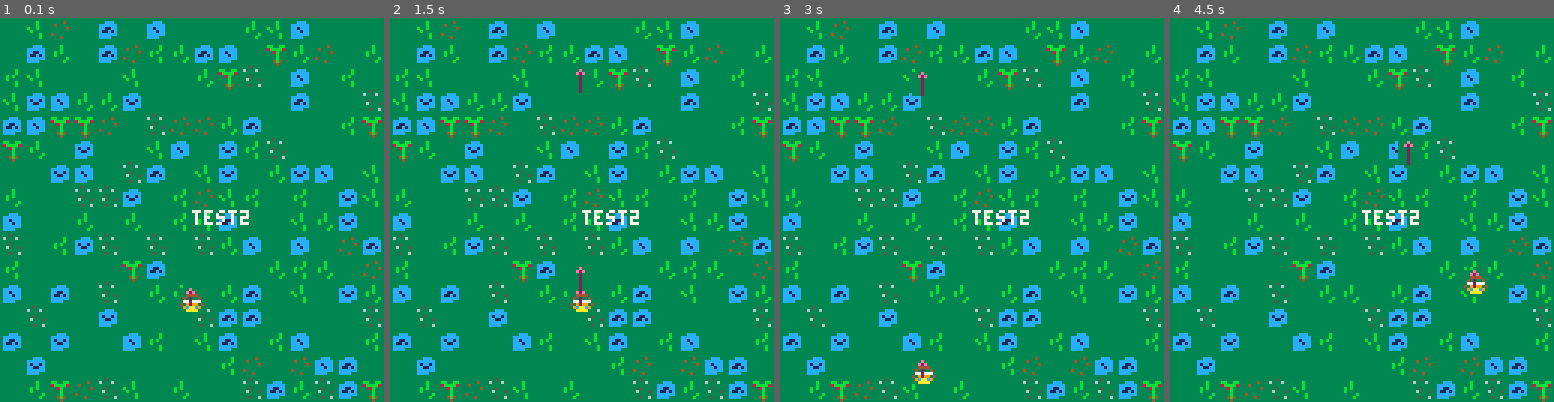
Above: before the commit, frames 1-4 (left to right).
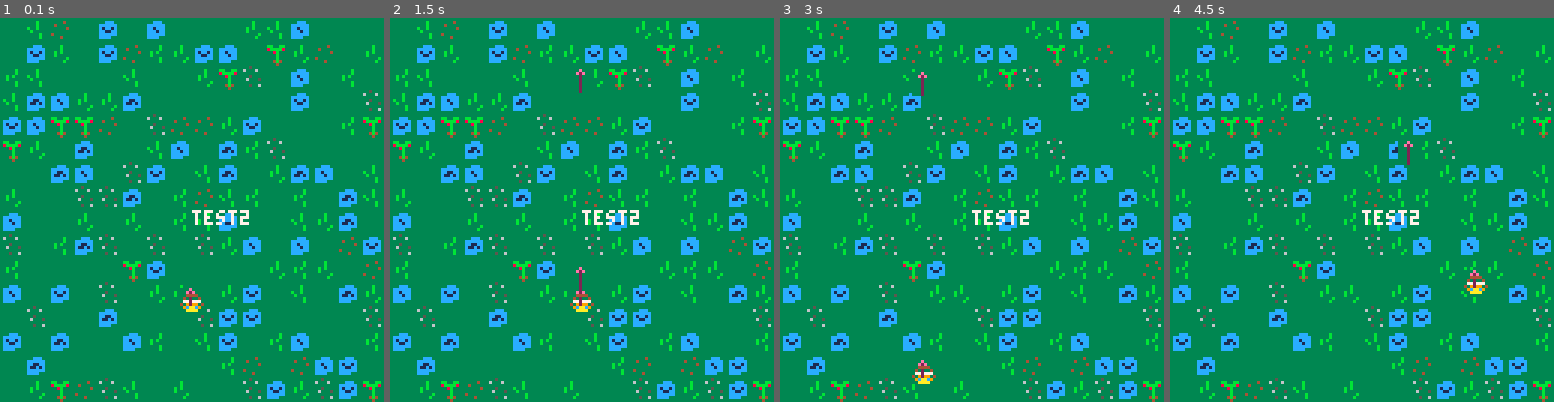
Above: after the commit, the same moments.

Repository: Floflo35/pico-8-fun
Game: PICO-8 cartridge carts/shootertuto.p8
The game is run twice, just before and just after one commit, with the same random seed, the same clock (stepped at 60 frames per second) and the same inputs.
Inputs:
- Up to frame 1 (0.1 s): no input
- Up to frame 2 (1.5 s): tap O (Z key) at 0.33, 0.7, 1.43 s
- Up to frame 3 (3 s): hold Left 1.97-2.37 s; tap O (Z key) at 2.22 s; hold Down 2.42-2.82 s; hold Right from 2.87 s (still down)
- Up to frame 4 (4.5 s): tap O (Z key) at 3.1, 3.98 s; release Right at 3.53 s; hold Up 3.58-4.08 s; hold Right from 4.13 s (still down)

The runs differ from the first frame. In frame 1, 1.5% of the frame differs, in the area x 1-99%, y 2-98%; in frame 2, 1.5%; in frame 3, 1.5%; in frame 4, 1.5%.

Commit message:
timer qui marche po

Diff:
--- a/carts/shootertuto.p8
+++ b/carts/shootertuto.p8
@@ -7,6 +7,7 @@
 	arrows={}
 	create_ground()
 	music(0)
+	timer60=60
 end
 
 function _update60()
@@ -20,11 +21,14 @@
 
 function _draw()
 	cls(3)
+	--timer
+	timer60+=1
+	if (timer60==60) timer60=0
 	--ground
-	anim_ground()
 	for g in all(ground) do
 		spr(g.s,g.x,g.y)
 	end
+	anim_ground(timer60)
 	--hero
 	spr(1,p.x,p.y)
 	--arrows
@@ -68,12 +72,14 @@
 	end
 end
 
-function anim_ground()
-	for g in all(ground) do
-		if g.s==22 then
-			g.s=23
-		elseif g.s==23 then
-			g.s=22
+function anim_ground(t)
+	if t==0 then
+		for g in all(ground) do
+			if g.s==22 then
+				g.s=23
+			elseif g.s==23 then
+				g.s=22
+			end
 		end
 	end
 end
Not shown, changed: the sound effects (__sfx__) section of carts/shootertuto.p8
